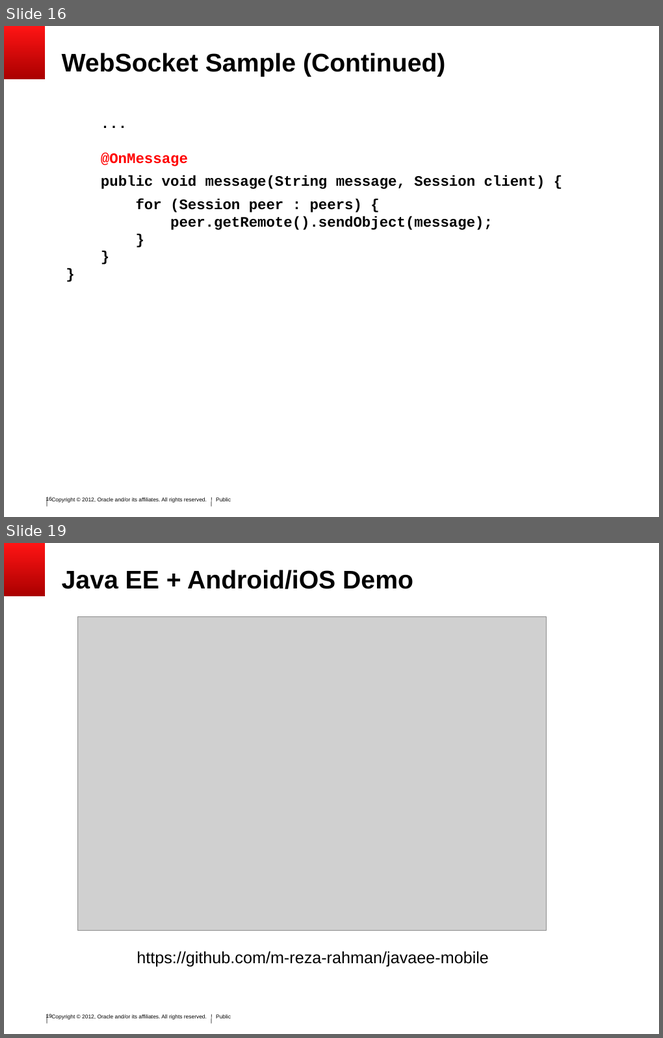
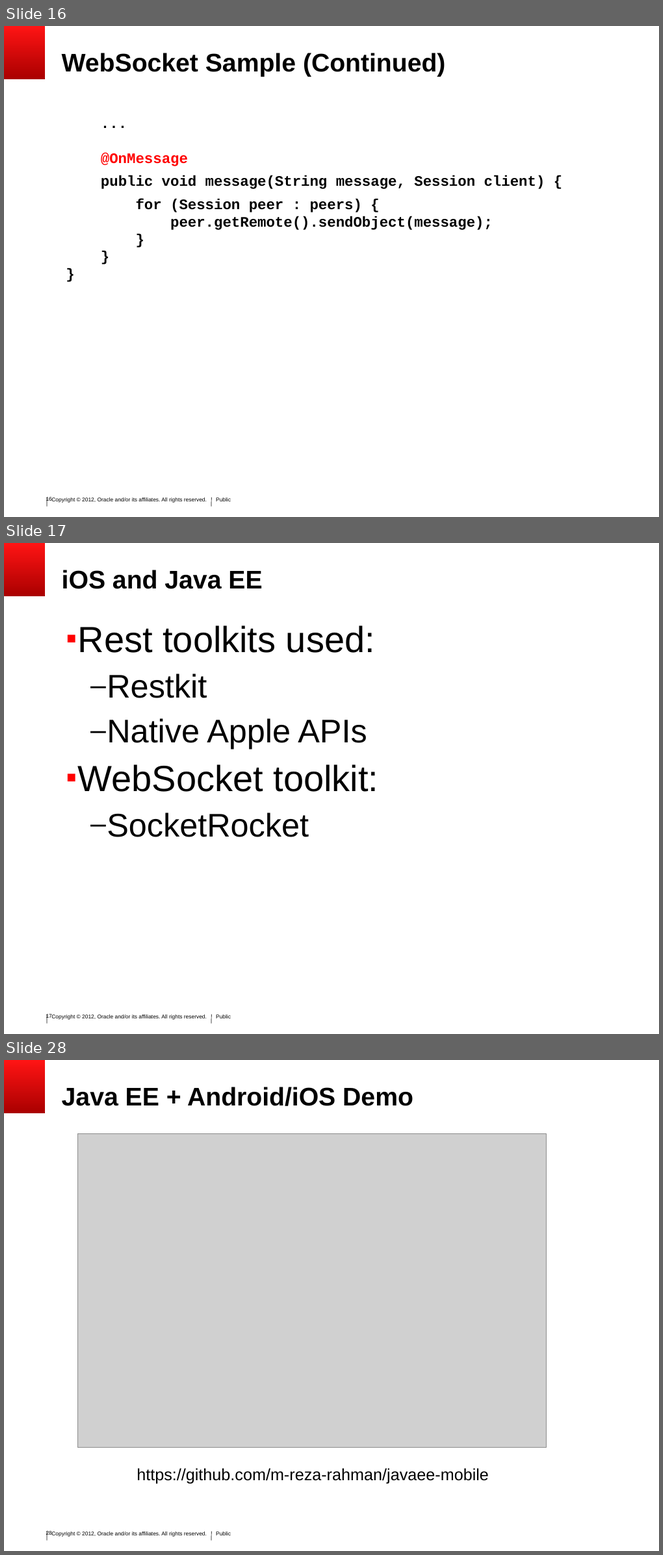
Before and after one commit to SoryBalde/javaee-mobile, a slide deck: javaee_mobile.ppt. Shown one above the other, each under a label of ours: slides 16 and 19 before the commit, slides 16, 17 and 28 after it; the slides between them are not shown. The pictures are 663x1038 and 663x1555 pixels, drawn with LibreOffice and Linux fonts; fonts in the diff are those of the drawing; grey boxes stand for pictures; background and template pictures are left out. Boxes give left, top, right and bottom in pixels: in the first picture for what was removed or moved away, otherwise in the second. Text is boxed around its words. In the diff, an @@ line names an element or a change of style, - is before the commit and + after.

```diff
--- a/javaee_mobile.ppt
+++ b/javaee_mobile.ppt
@@ slide 17 added at (4,543,659,1034), background #FFFFFF; not listed: 6 template elements that a slide beside it also shows @@
@@ title added at (62,570,262,589), 28 pt, text #000000, bold @@
+iOS and Java EE
@@ text added at (78,626,379,837), 40 pt, text #000000 @@
+▪ Rest toolkits used:
+  – Restkit
+  – Native Apple APIs
+▪ WebSocket toolkit:
+  – SocketRocket
@@ what was slide 19 is now slide 28 @@
@@ page number at (46,1531,52,1536): text changed @@
-19
+28
```
Also in this commit, not shown: 11 other slides added, 2 slides removed.
